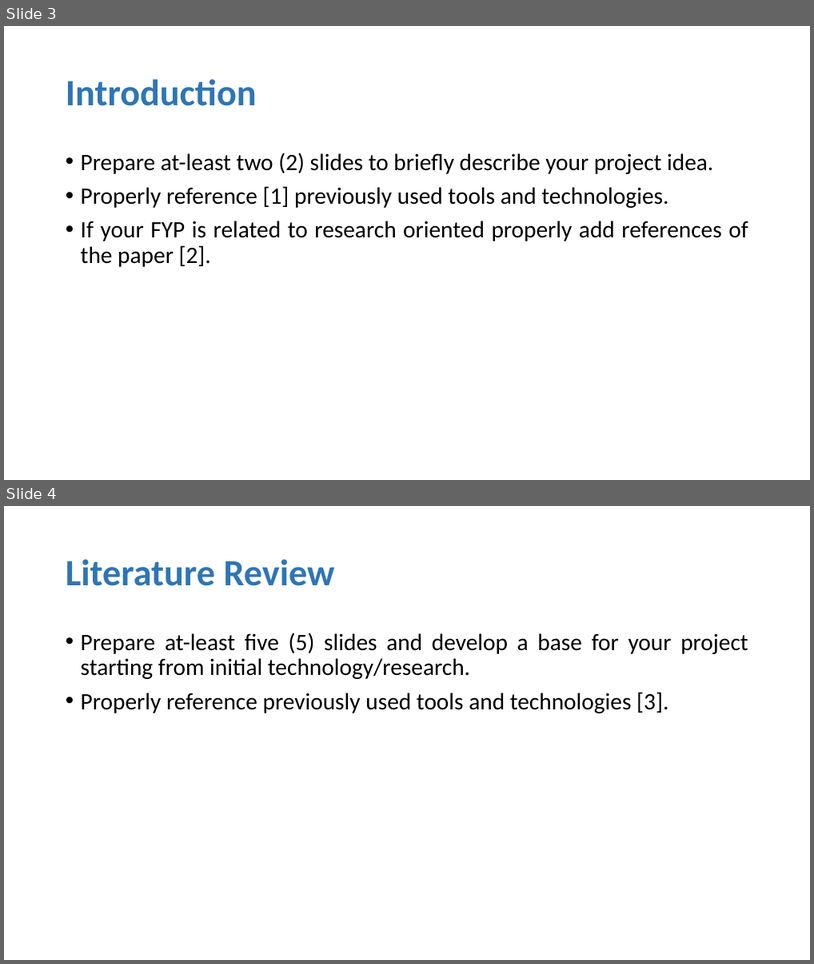
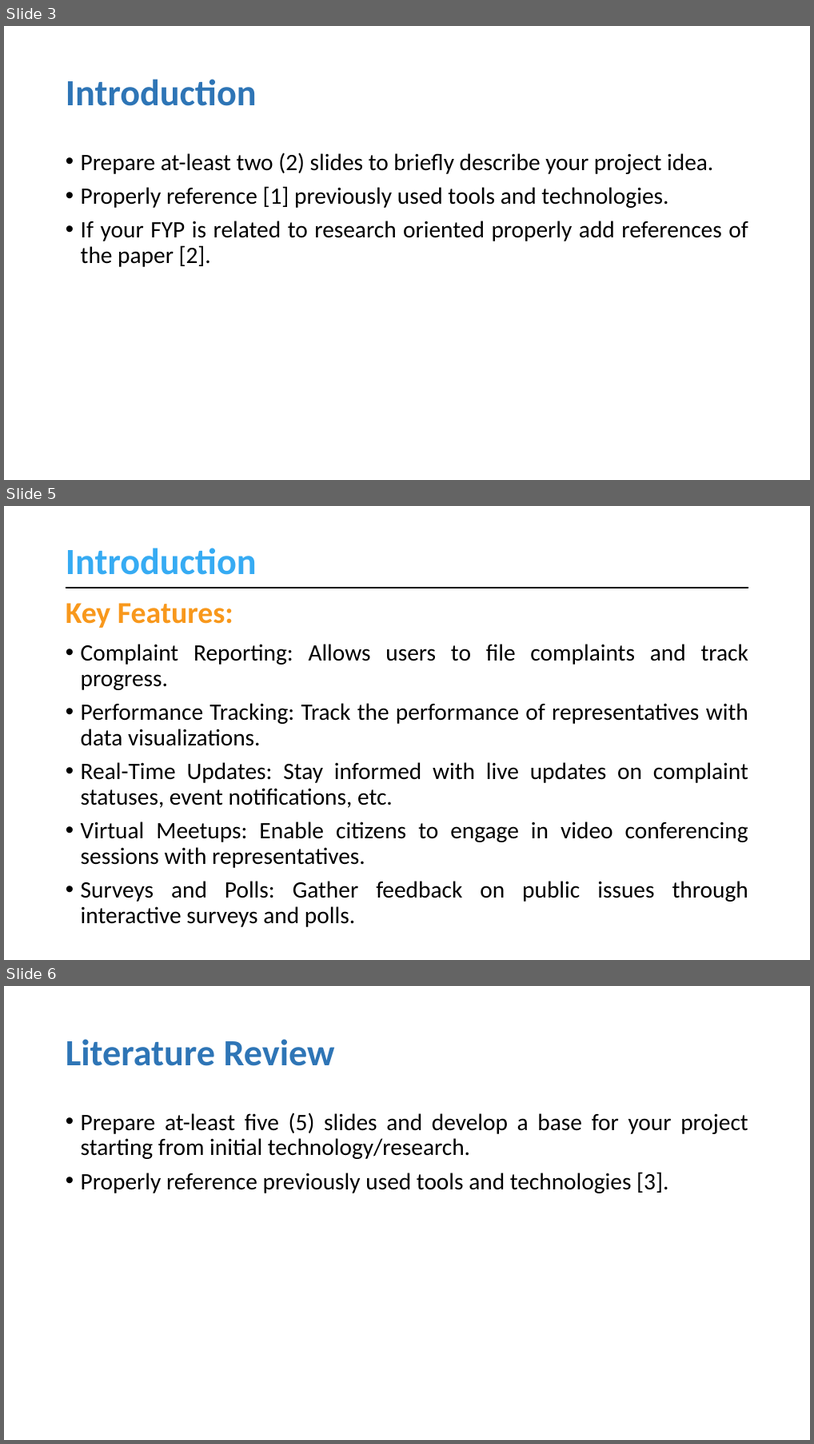
Before and after one commit to muhammadahsanmirza/fyp-constituency-connect, a slide deck: 4- Idea Evaluation/Idea Evaluation Slides (Filled).pptx. Shown one above the other, each under a label of ours: slides 3 and 4 before the commit, slides 3, 5 and 6 after it; the slides between them are not shown. The pictures are 814x964 and 814x1444 pixels, drawn with LibreOffice and Linux fonts; fonts in the diff are those of the drawing. Boxes give left, top, right and bottom in pixels: in the first picture for what was removed or moved away, otherwise in the second. Text is boxed around its words. In the diff, an @@ line names an element or a change of style, - is before the commit and + after.

Commit message:
Add Introduction section to Idea Eval Slides

```diff
--- a/4- Idea Evaluation/Idea Evaluation Slides (Filled).pptx
+++ b/4- Idea Evaluation/Idea Evaluation Slides (Filled).pptx
@@ slide 5 added at <box>4,506,810,960</box>, background #FFFFFF @@
@@ title added at <box>66,548,257,575</box>, 44 pt, text #36ABF3, bold @@
+Introduction
@@ line added from (66, 588) to (750, 588), #000000 2.25 pt @@
@@ text added at <box>66,603,234,628</box>, 36 pt, text #F8981C, bold @@
+Key Features:
@@ text added at <box>81,644,749,927</box>, 28 pt, text #000000 @@
+• Complaint Reporting: Allows users to file complaints and track progress.
+• Performance Tracking: Track the performance of representatives with data visualizations.
+• Real-Time Updates: Stay informed with live updates on complaint statuses, event notifications, etc.
+• Virtual Meetups: Enable citizens to engage in video conferencing sessions with representatives.
+• Surveys and Polls: Gather feedback on public issues through interactive surveys and polls.
@@ what was slide 4 is now slide 6 @@
```
Also in this commit, not shown: 2 slides changed, 6 other slides added.
